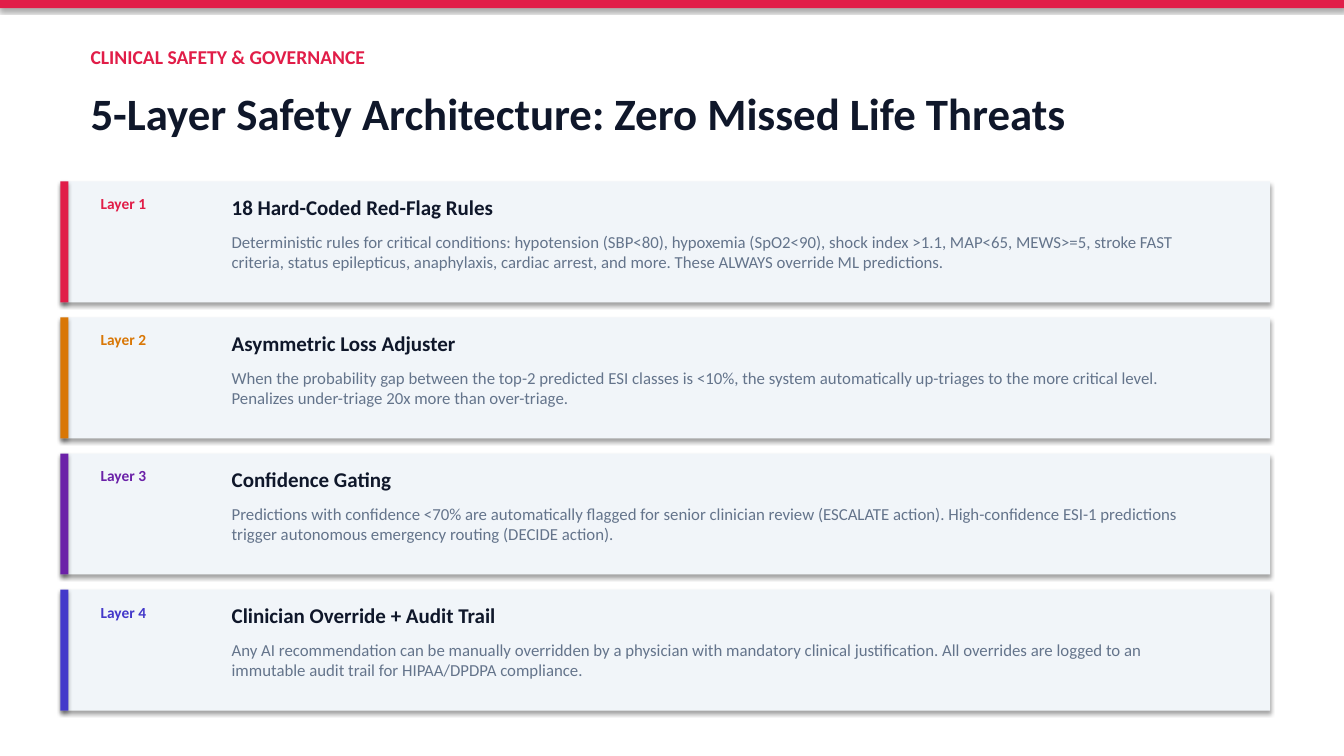
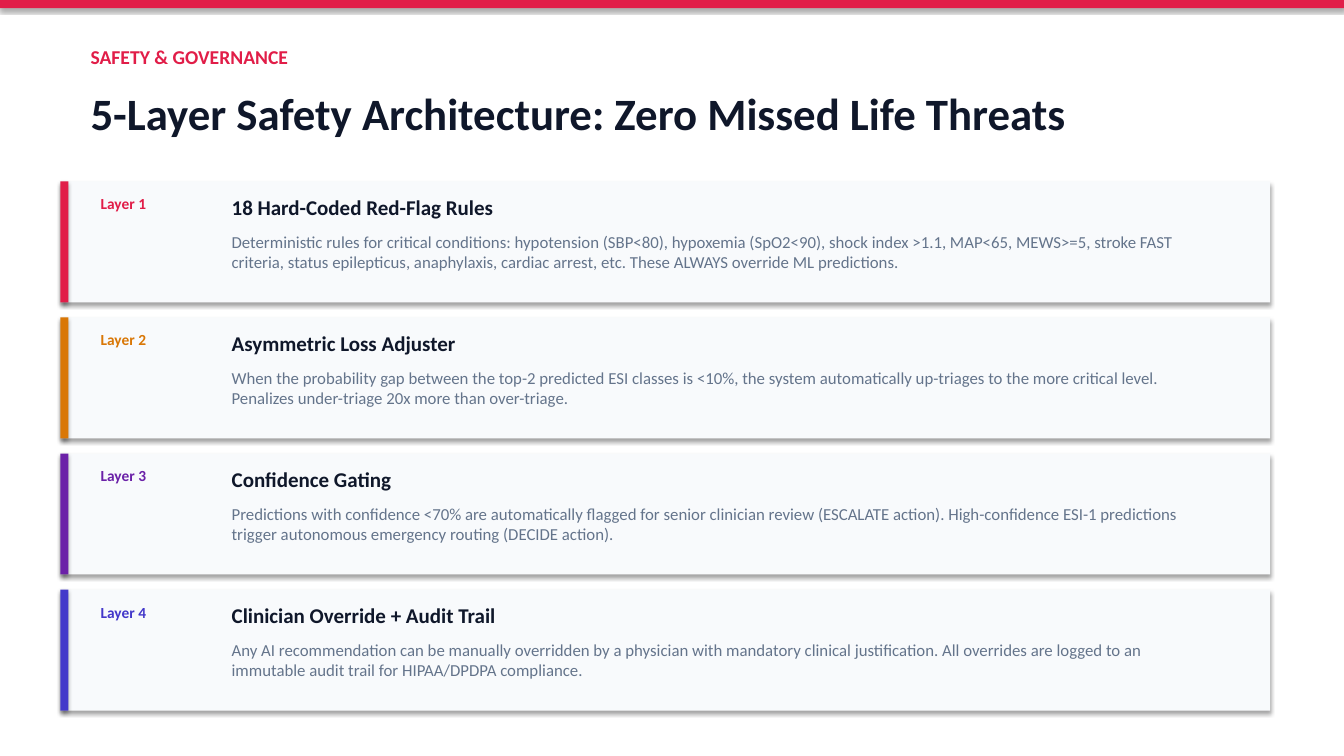
Before and after one commit to smit45-m/PatientTriage, a slide deck: slide 7 of PatientTriage_BusinessProposal.pptx. Drawn at 1344x756 pixels with LibreOffice and Linux fonts; fonts in the diff are those of the drawing. Boxes give left, top, right and bottom in pixels: in the first picture for what was removed or moved away, otherwise in the second. Text is boxed around its words. In the diff, an @@ line names an element or a change of style, - is before the commit and + after.

```diff
--- a/PatientTriage_BusinessProposal.pptx
+++ b/PatientTriage_BusinessProposal.pptx
@@ text at <box>91,51,288,64</box>: text changed @@
-CLINICAL SAFETY & GOVERNANCE
+SAFETY & GOVERNANCE
@@ rectangle at <box>60,181,1270,302</box>: fill #F1F5F9 to #F8FAFC @@
@@ text at <box>232,236,1172,271</box>: text changed @@
-Deterministic rules for critical conditions: hypotension (SBP<80), hypoxemia (SpO2<90), shock index >1.1, MAP<65, MEWS>=5, stroke FAST criteria, status epilepticus, anaphylaxis, cardiac arrest, and more. These ALWAYS override ML predictions.
+Deterministic rules for critical conditions: hypotension (SBP<80), hypoxemia (SpO2<90), shock index >1.1, MAP<65, MEWS>=5, stroke FAST criteria, status epilepticus, anaphylaxis, cardiac arrest, etc. These ALWAYS override ML predictions.
```
Also in this commit, not shown: 14 other slides changed, 5 other files.
